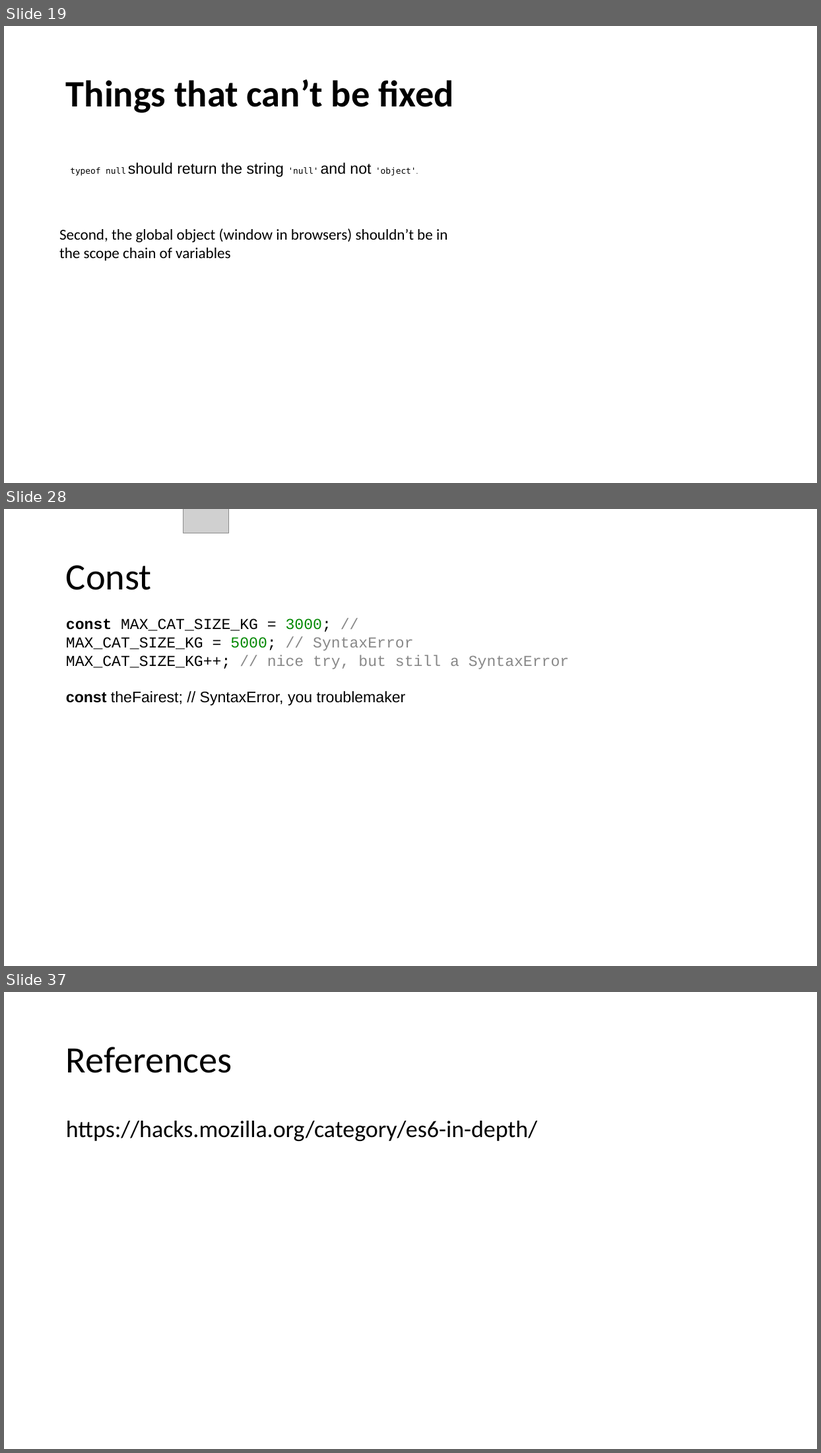
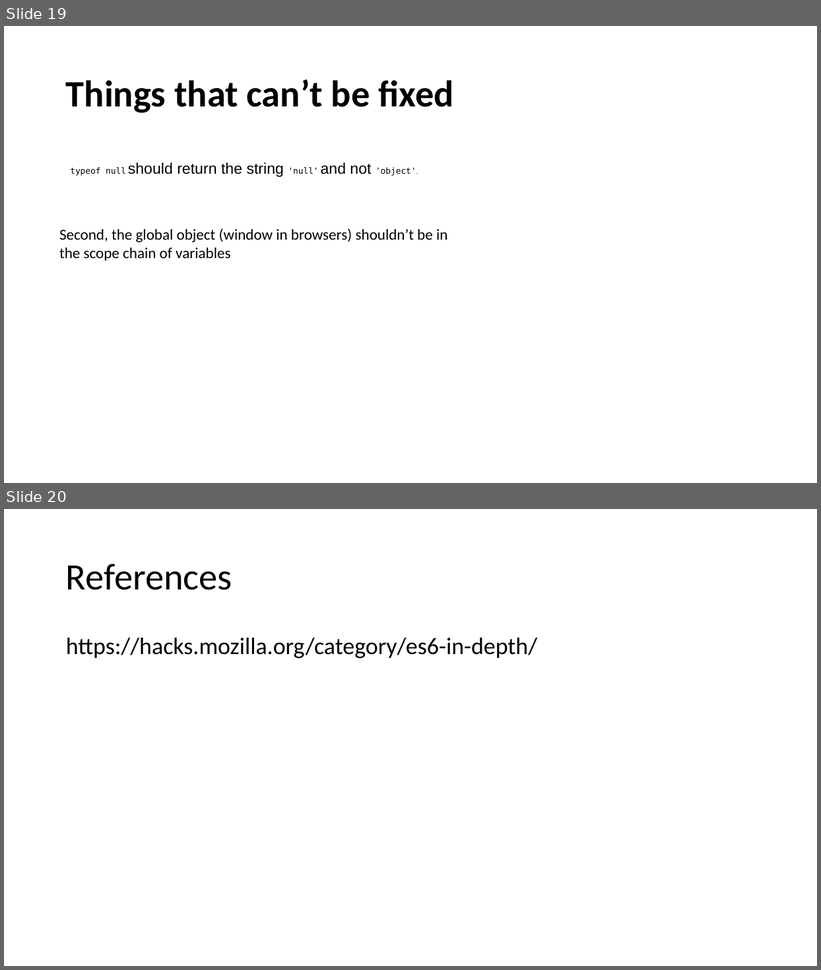
Before and after one commit to dzmitry-varabei/front-end-course, a slide deck: es6/es6.pptx. Shown one above the other, each under a label of ours: slides 19, 28 and 37 before the commit, slides 19 and 20 after it; the slides between them are not shown. The pictures are 821x1453 and 821x970 pixels, drawn with LibreOffice and Linux fonts; fonts in the diff are those of the drawing; grey boxes stand for pictures. Boxes give left, top, right and bottom in pixels: in the first picture for what was removed or moved away, otherwise in the second. Text is boxed around its words. In the diff, an @@ line names an element or a change of style, - is before the commit and + after.

```diff
--- a/es6/es6.pptx
+++ b/es6/es6.pptx
@@ slide 28 removed at (4,509,817,966), background #FFFFFF @@
@@ picture removed at (183,509,228,533) @@
@@ title removed at (66,565,152,590) @@
-Const
@@ text removed at (66,619,569,706) @@
-const MAX_CAT_SIZE_KG = 3000; //
-MAX_CAT_SIZE_KG = 5000; // SyntaxError
-MAX_CAT_SIZE_KG++; // nice try, but still a SyntaxError
-const theFairest; // SyntaxError, you troublemaker
@@ what was slide 37 is now slide 20 @@
```
Also in this commit, not shown: 16 other slides removed, 3 other files.
